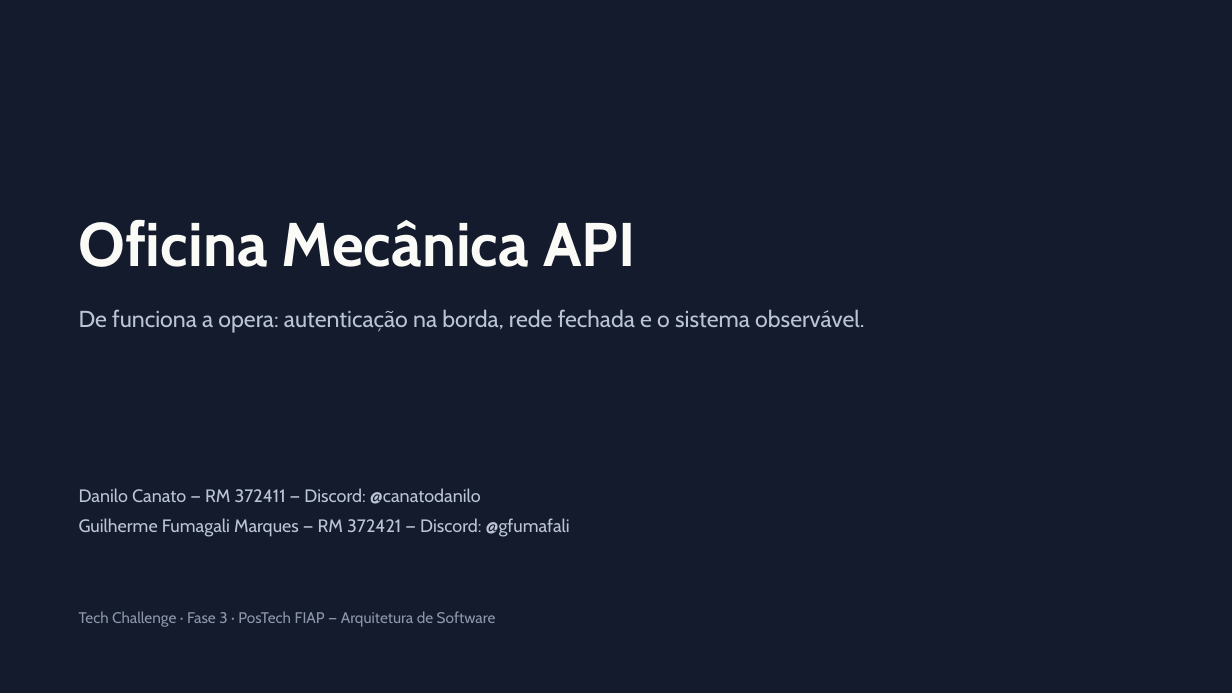
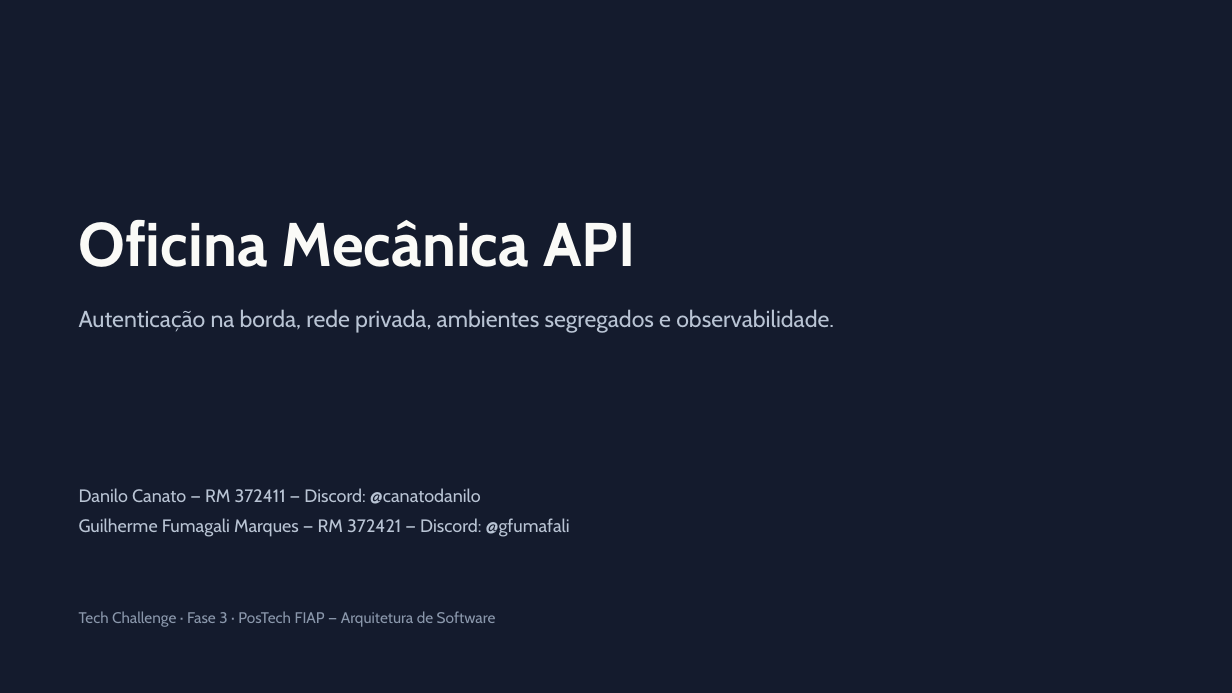
Before and after one commit to Guilherme-Fumagali/tech-challenge-1, a slide deck: slide 1 of docs/tech-challenge-3/apresentacao.pptx. Drawn at 1232x693 pixels with LibreOffice and Linux fonts; fonts in the diff are those of the drawing. Boxes give left, top, right and bottom in pixels: in the first picture for what was removed or moved away, otherwise in the second. Text is boxed around its words. In the diff, an @@ line names an element or a change of style, - is before the commit and + after.

```diff
--- a/docs/tech-challenge-3/apresentacao.pptx
+++ b/docs/tech-challenge-3/apresentacao.pptx
@@ text at (79, 309, 834, 333): text changed @@
-De funciona a opera: autenticação na borda, rede fechada e o sistema observável.
+Autenticação na borda, rede privada, ambientes segregados e observabilidade.
```
Also in this commit, not shown: 13 other slides changed, 1 other file.
